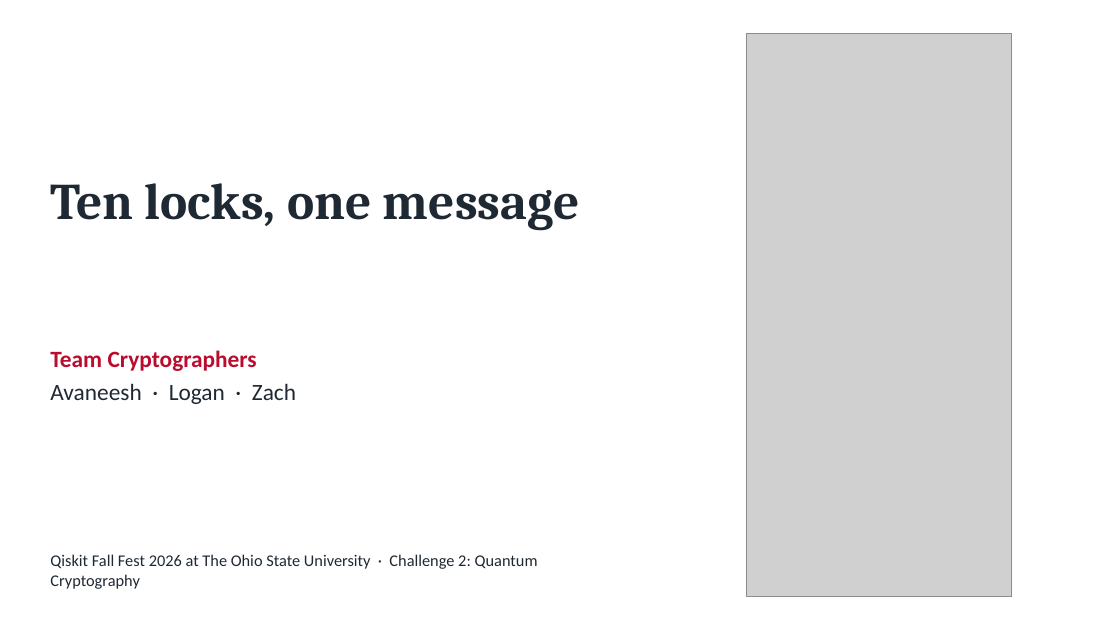
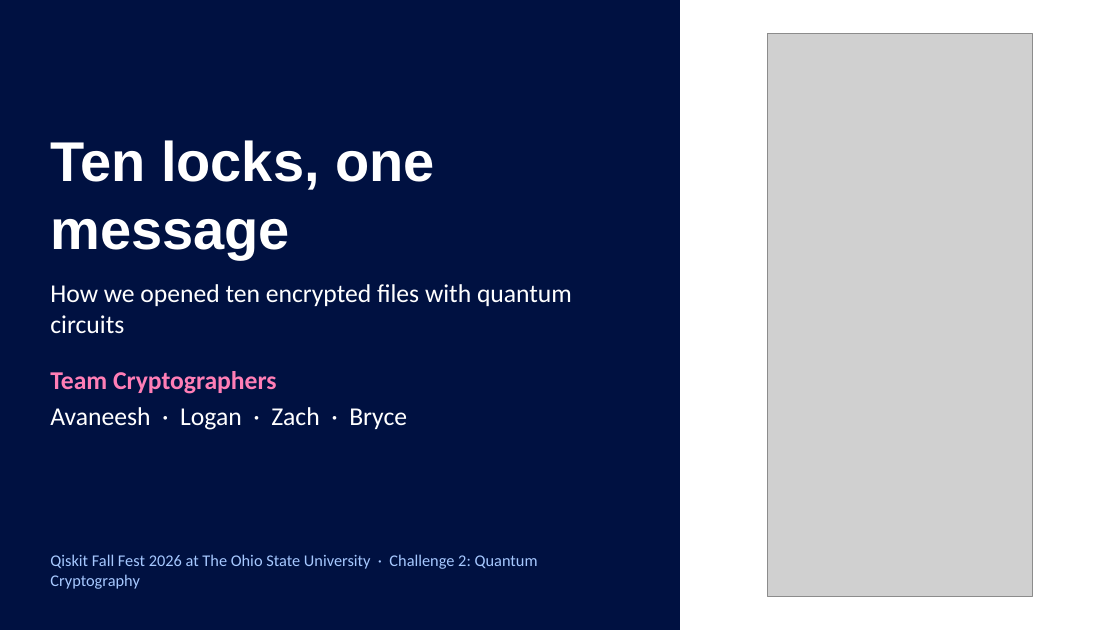
Before and after one commit to QuantumCryptography-at-Qiskit-OSU/Submission, a slide deck: slide 1 of slides/Cryptographers.pptx. Drawn at 1120x630 pixels with LibreOffice and Linux fonts; fonts in the diff are those of the drawing; grey boxes stand for pictures. Boxes give left, top, right and bottom in pixels: in the first picture for what was removed or moved away, otherwise in the second. Text is boxed around its words. In the diff, an @@ line names an element or a change of style, - is before the commit and + after.

Commit message:
Updated and better slides with Bryce's name added

```diff
--- a/slides/Cryptographers.pptx
+++ b/slides/Cryptographers.pptx
@@ background #FFFFFF to #001141 @@
@@ rectangle added at box(681, 0, 1120, 630), fill #FFFFFF, outline #FFFFFF 1 pt @@
@@ picture: place and size @@
-picture at box(747, 34, 1012, 597)
+picture at box(768, 34, 1033, 597)
@@ title "Ten locks, one message": place and size @@
-title "Ten locks, one message" at box(50, 183, 579, 230)
+title "Ten locks, one message" at box(50, 140, 434, 259)
@@ title "Ten locks, one message" at box(50, 140, 434, 259): size 44 to 48 pt, font Cambria to Arial, text colour #1F2933 to #FFFFFF @@
@@ text at box(50, 284, 572, 333): paragraph added @@
+How we opened ten encrypted files with quantum circuits
@@ text "How we opened ten encrypted ...": place and size @@
-text "How we opened ten encrypted ..." at box(50, 350, 296, 404)
+text "How we opened ten encrypted ..." at box(50, 284, 572, 430)
@@ text at box(50, 371, 277, 394): size 20 to 22 pt, text colour #BA0C2F to #FF7EB6 in "Team Cryptographers" @@
@@ text at box(50, 407, 407, 430): text changed; size 20 to 22 pt; text colour #1F2933 to #FFFFFF @@
-Avaneesh · Logan · Zach
+Avaneesh · Logan · Zach · Bryce
@@ text "Qiskit Fall Fest 2026 at ..." at box(50, 554, 538, 589): text colour #1F2933 to #A6C8FF @@
```
Also in this commit, not shown: 17 other slides changed, 7 slides added, 5 slides removed, 16 other files.
